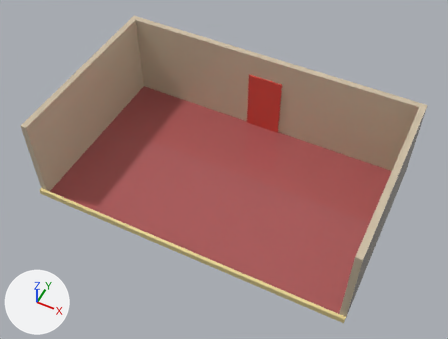
A saved change to the OBJ model projects/pe-day1/assets/models/blockout/foyer.obj.
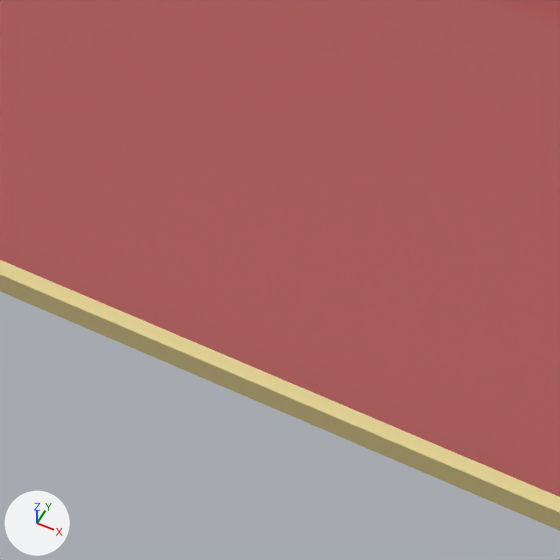
Each version is shown whole from a 50 mm camera at (5.95, -9.01, 15.68) aimed at (0.13, 2.62, 1.14), then close up on the part from 31% to 57% of the width and 51% to 86% of the height. The lights are fixed; the arrows at lower left show +X, +Y and +Z. The first two pictures are the older version. Where no turn or scale is listed for an object, it has been applied to the vertices. Vertices at exactly the same position are counted once.

The first close-up shows 'foyer'.
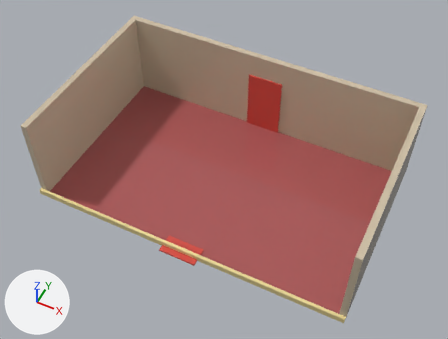
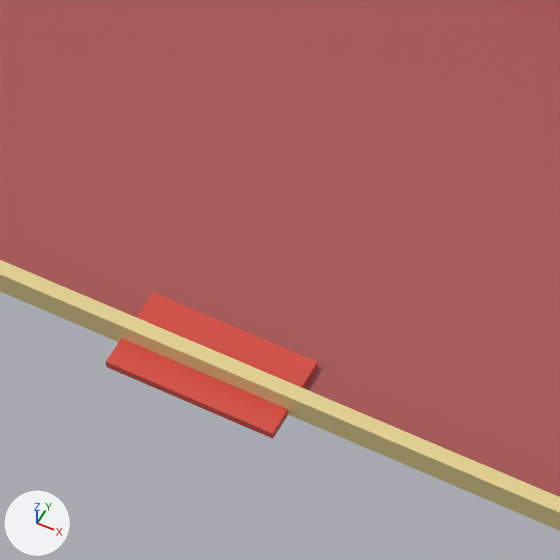
Boxes (x1, y1, x2, y2) around the edits, measured in the close-ups (560 x 560 px):
part 1 of me_foyer, added (red): after (106, 293, 318, 439)

Diff of the bpy script that builds the scene:
```diff
--- a/projects/pe-day1/assets/models/blockout/foyer.obj.py
+++ b/projects/pe-day1/assets/models/blockout/foyer.obj.py
@@ me_foyer @@
 # used by ob_foyer; location = (0.0, 0.0, 0.0)
-me_foyer.from_pydata(...)  # 38 vertices, 36 faces; spans x -5.2..5.2, y -0.1..6.2, z -0.1..3.0
+me_foyer.from_pydata(...)  # 46 vertices, 42 faces; spans x -5.2..5.2, y -0.3..6.2, z -0.1..3.0
+# me_foyer part 1: a new loose piece, a box spanning x -0.6..0.6, y -0.3..0.3, z 0.0..0.06, in mat_door_red (red #da5045)
 me_foyer.materials.append(mat_lobby_floor)
```
